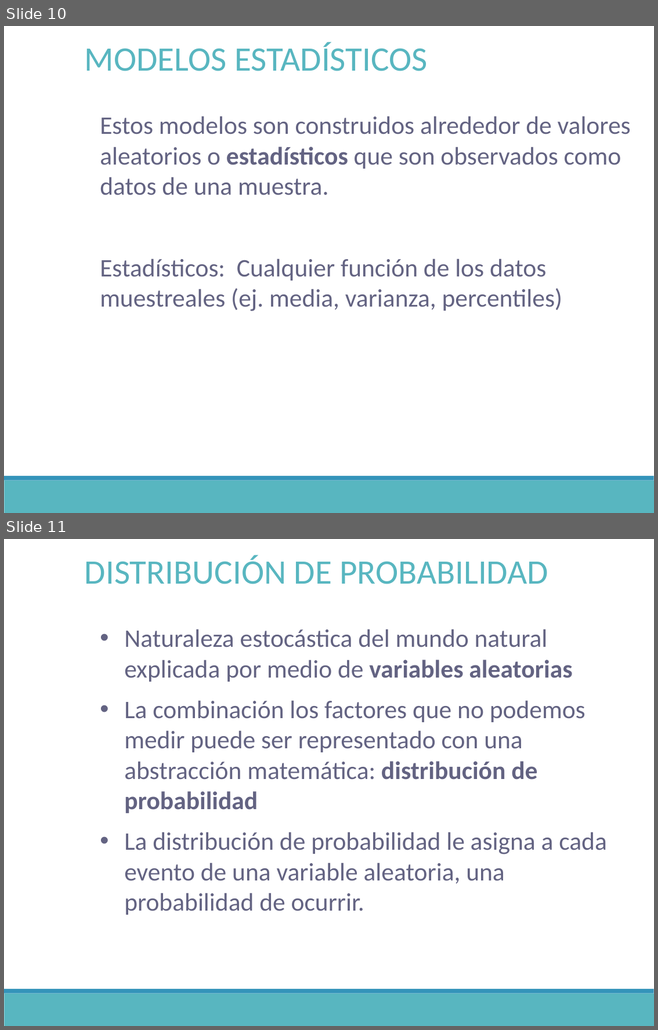
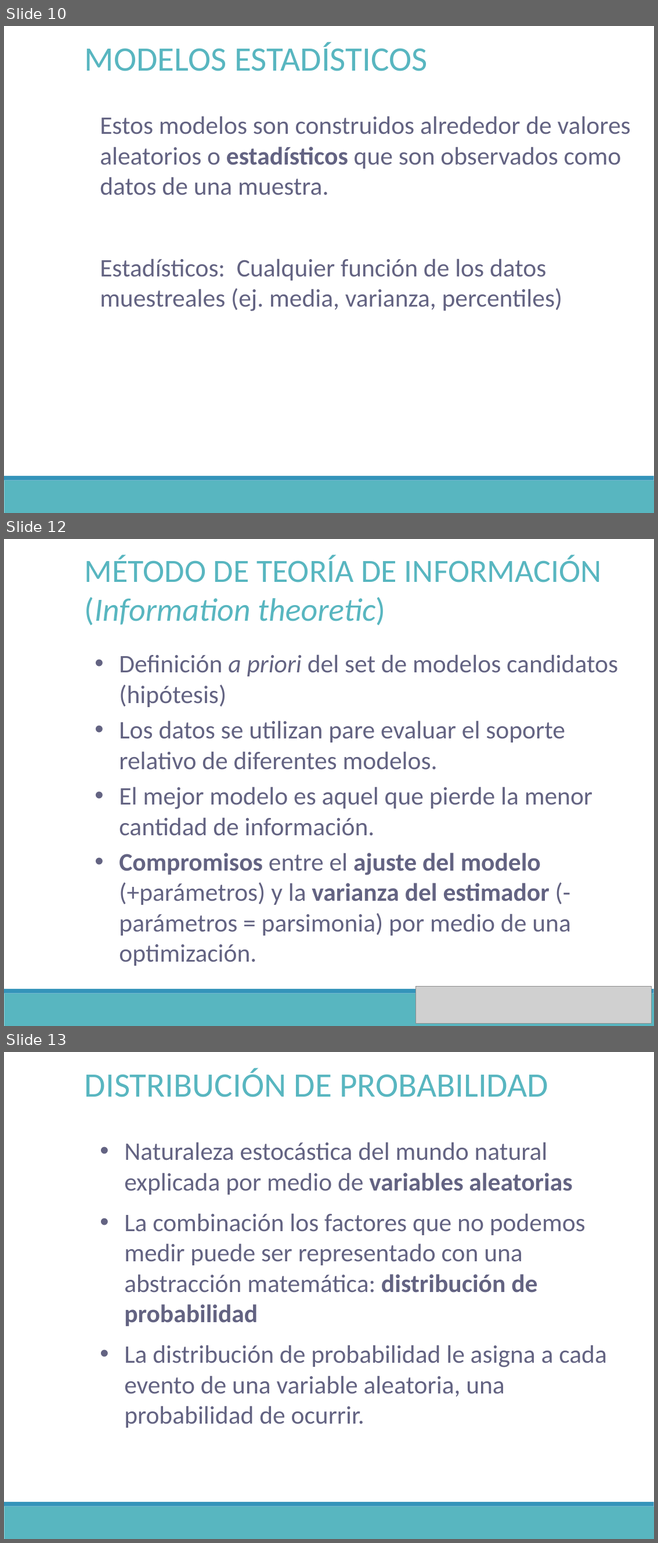
Before and after one commit to DrIgoA/Curso-Ocupacion23, a slide deck: Modulo 2_Occupacion2023.pptx. Shown one above the other, each under a label of ours: slides 10 and 11 before the commit, slides 10, 12 and 13 after it; the slides between them are not shown. The pictures are 658x1030 and 658x1543 pixels, drawn with LibreOffice and Linux fonts; fonts in the diff are those of the drawing; grey boxes stand for pictures. Boxes give left, top, right and bottom in pixels: in the first picture for what was removed or moved away, otherwise in the second. Text is boxed around its words. In the diff, an @@ line names an element or a change of style, - is before the commit and + after.

```diff
--- a/Modulo 2_Occupacion2023.pptx
+++ b/Modulo 2_Occupacion2023.pptx
@@ slide 12 added at (x1=4, y1=539, x2=654, y2=1026), background #FFFFFF; not listed: 2 template elements that a slide beside it also shows @@
@@ text added at (x1=85, y1=555, x2=601, y2=625), 36 pt, text #58B6C0 @@
+MÉTODO DE TEORÍA DE INFORMACIÓN (Information theoretic)
@@ text added at (x1=119, y1=655, x2=618, y2=966), 28 pt, text #636382 @@
+• Definición a priori del set de modelos candidatos (hipótesis)
+• Los datos se utilizan pare evaluar el soporte relativo de diferentes modelos.
+• El mejor modelo es aquel que pierde la menor cantidad de información.
+• Compromisos entre el ajuste del modelo (+parámetros) y la varianza del estimador (-parámetros = parsimonia) por medio de una optimización.
@@ picture added at (x1=416, y1=987, x2=651, y2=1024) @@
@@ what was slide 11 is now slide 13 @@
```
Also in this commit, not shown: 1 other slide added, 2 other files.
